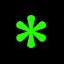
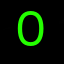
Two versions of the same layered image (w=64, h=64). Layer-by-layer changes:
renamed "*" to "0", painted on it over [16, 11, 47, 48]
